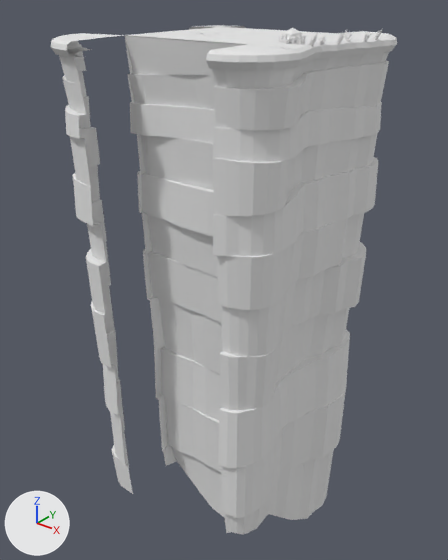
The FBX model assets/Strategy_Kit/Unity/Assets/Vitaria/Models/Isle/Blocks/Isle_Block_5_3.fbx as it was, and as the next commit left it.
Both versions are drawn from a 50 mm lens placed at (21.1, -19.9, 1.7), pointed at (7.1, -2.4, -9.2). The lights are fixed; the arrows at lower left show +X, +Y and +Z. The older version comes first. Where no turn or scale is listed for an object, it has been applied to the vertices.

Before the edit, the objects in view are built like this:
```python
me_isle_5_3_corner_se_001 = bpy.data.meshes.new('Isle_5_3_Corner_SE.001')
me_isle_5_3_corner_se_001.from_pydata(...)  # 193 vertices, 310 faces; spans x 10.0..11.8, y -6.8..-5.0, z -18.2..0.0
me_isle_5_3_corner_se_001.materials.append(mat_vitaria_palette)  # its picture is missing
me_isle_5_3_wall_s_001 = bpy.data.meshes.new('Isle_5_3_Wall_S.001')
me_isle_5_3_wall_s_001.from_pydata(...)  # 176 vertices, 294 faces; spans x 5.0..10.0, y -5.1..-4.1, z -19.7..0.0
me_isle_5_3_wall_s_001.materials.append(mat_vitaria_palette)  # its picture is missing
me_isle_5_3_wall_w_001 = bpy.data.meshes.new('Isle_5_3_Wall_W.001')
me_isle_5_3_wall_w_001.from_pydata(...)  # 176 vertices, 294 faces; spans x 4.9..5.9, y -5.0..0.0, z -19.0..0.0
me_isle_5_3_wall_w_001.materials.append(mat_vitaria_palette)  # its picture is missing
ob_corner_se = bpy.data.objects.new('Corner_SE', me_isle_5_3_corner_se_001)
ob_corner_se.location = (0.0, 0.0, 0.0)
ob_wall_s = bpy.data.objects.new('Wall_S', me_isle_5_3_wall_s_001)
ob_wall_s.location = (0.0, 0.0, 0.0)
ob_wall_w = bpy.data.objects.new('Wall_W', me_isle_5_3_wall_w_001)
ob_wall_w.location = (0.0, 0.0, 0.0)
# also in view: 'Ledge_E' at (11.0, -2.5, -10.3); 'Top' at (7.5, -2.5, 0.0); 'Corner_SW' at (3.8, -6.2, -9.6); 'Corner_NE' at (11.0, 1.0, -10.4)
```
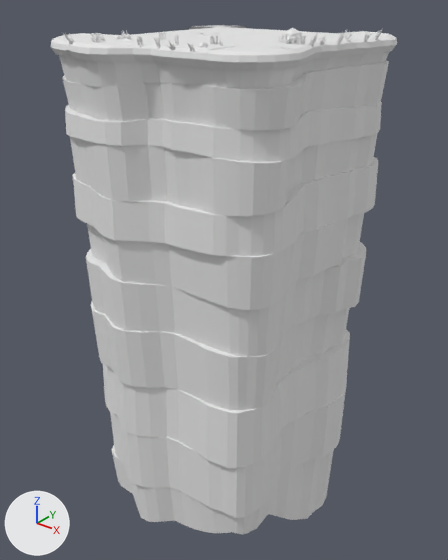
Scene script edits in JSON lines:
```json
{"op": "add", "block": "me_isle_5_3_ledge_s_001", "code": ["me_isle_5_3_ledge_s_001 = bpy.data.meshes.new('Isle_5_3_Ledge_S.001')", "me_isle_5_3_ledge_s_001.from_pydata(...)  # 1265 vertices, 1905 faces; spans x 5.0..10.0, y -7.8..-5.0, z -19.3..0.3", "me_isle_5_3_ledge_s_001.materials.append(mat_vitaria_palette)  # its picture is missing"]}
{"op": "add", "block": "ob_ledge_s", "code": ["ob_ledge_s = bpy.data.objects.new('Ledge_S', me_isle_5_3_ledge_s_001)", "ob_ledge_s.location = (0.0, 0.0, 0.0)"]}
```

Where the change shows, as pixel boxes [x1, y1, x2, y2] in the pictures (448 x 560 px):
```json
{"object": "Ledge_S", "change": "added", "after": [63, 31, 246, 533]}
{"object": "Wall_S", "change": "unchanged, covered by the edit", "before": [125, 36, 241, 518]}
{"object": "Wall_W", "change": "unchanged, covered by the edit", "before": [125, 35, 221, 466]}
```
